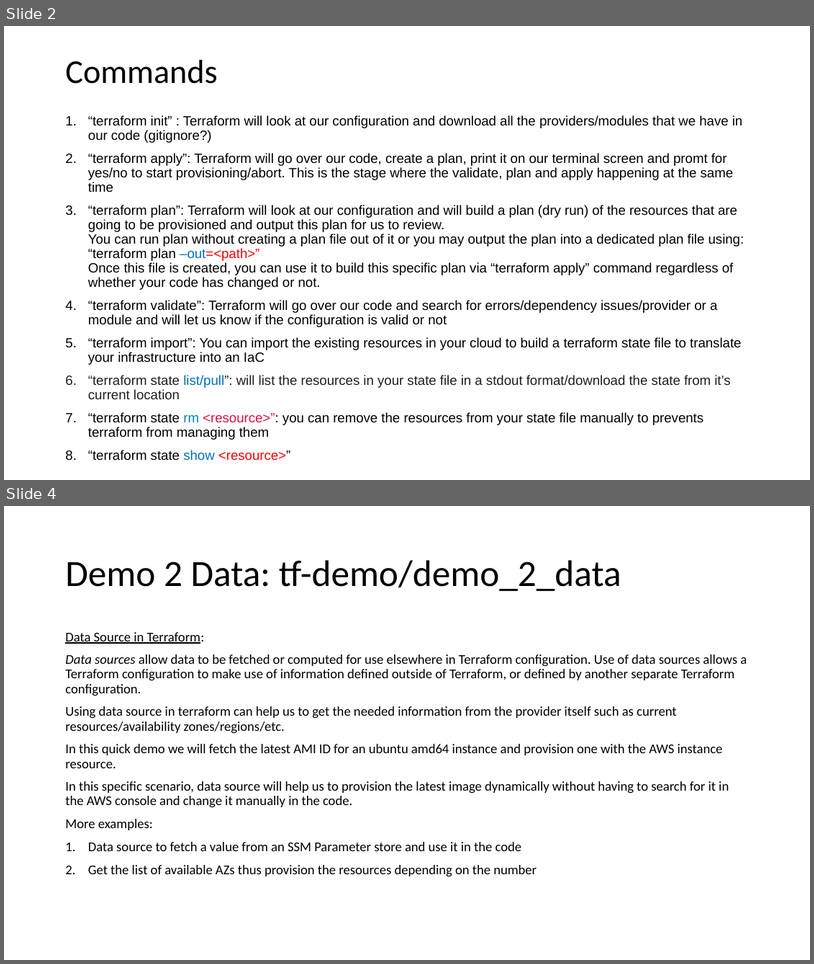
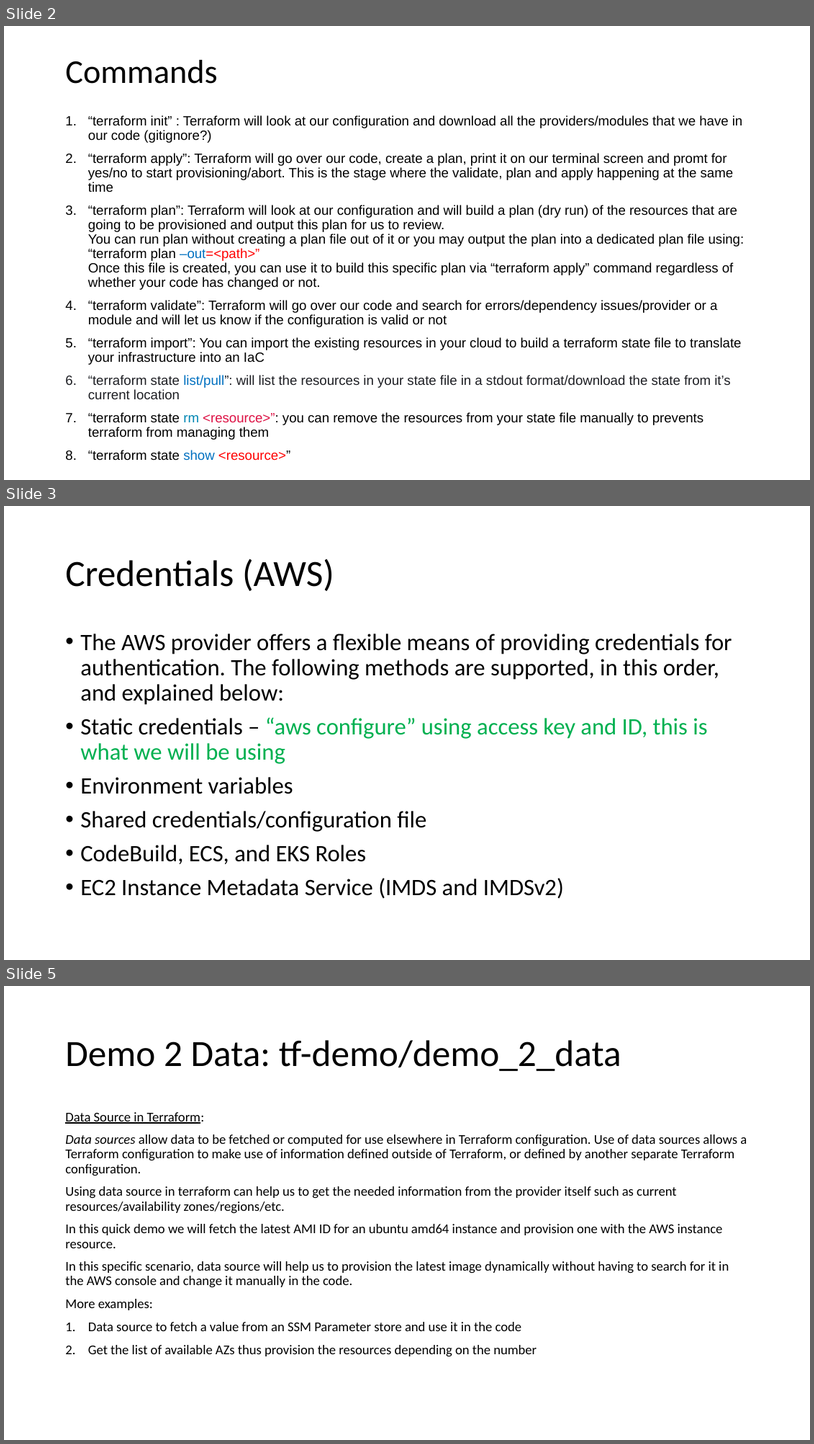
Before and after one commit to JohnMops/tf-demo, a slide deck: tf-demo-presentation.pptx. Shown one above the other, each under a label of ours: slides 2 and 4 before the commit, slides 2, 3 and 5 after it; the slides between them are not shown. The pictures are 814x964 and 814x1444 pixels, drawn with LibreOffice and Linux fonts; fonts in the diff are those of the drawing. Boxes give left, top, right and bottom in pixels: in the first picture for what was removed or moved away, otherwise in the second. Text is boxed around its words. In the diff, an @@ line names an element or a change of style, - is before the commit and + after.

```diff
--- a/tf-demo-presentation.pptx
+++ b/tf-demo-presentation.pptx
@@ slide 3 added at box(4, 506, 810, 960), background #FFFFFF @@
@@ title added at box(65, 559, 334, 591), 44 pt, text #000000 @@
+Credentials (AWS)
@@ text added at box(80, 633, 733, 898), 28 pt, text #000000 @@
+• The AWS provider offers a flexible means of providing credentials for authentication. The following methods are supported, in this order, and explained below:
+• Static credentials – “aws configure” using access key and ID, this is what we will be using
+• Environment variables
+• Shared credentials/configuration file
+• CodeBuild, ECS, and EKS Roles
+• EC2 Instance Metadata Service (IMDS and IMDSv2)
@@ what was slide 4 is now slide 5 @@
```
Also in this commit, not shown: 4 slides changed.
